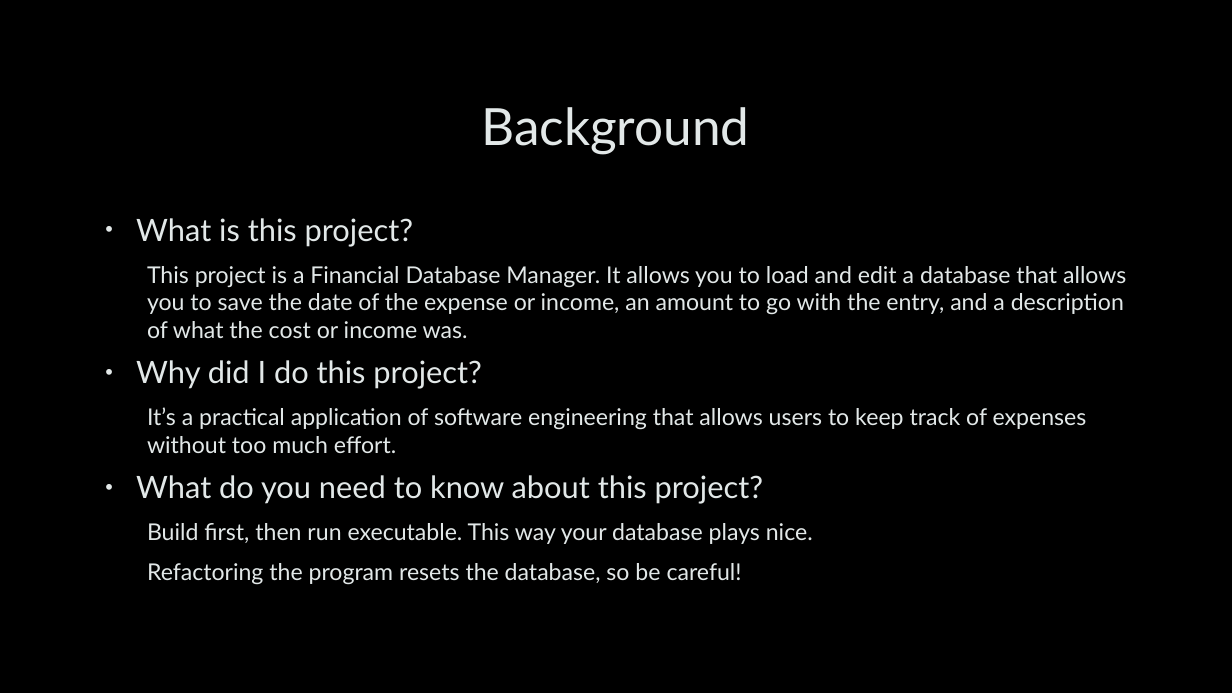
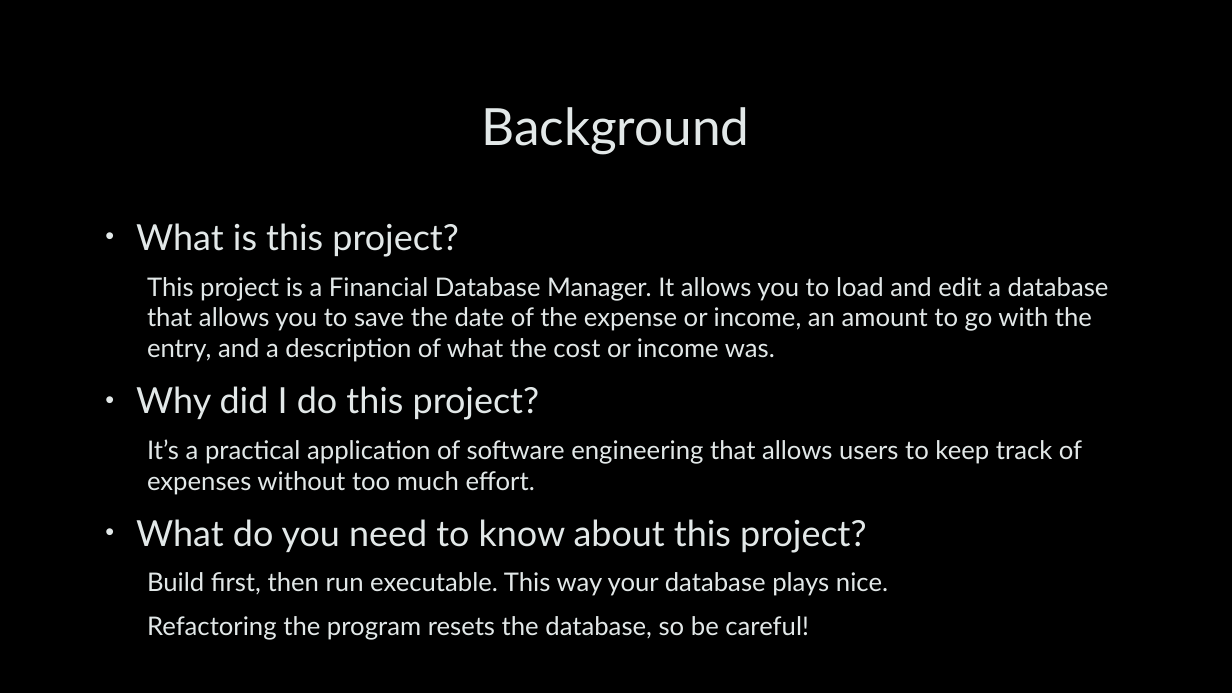
Before and after one commit to jondgons/Financial-Database-Manager, a slide deck: slide 2 of Documentation/Financial Database Manager.pptx. Drawn at 1232x693 pixels with LibreOffice and Linux fonts; fonts in the diff are those of the drawing; background and template pictures are left out. Boxes give left, top, right and bottom in pixels: in the first picture for what was removed or moved away, otherwise in the second. Text is boxed around its words. In the diff, an @@ line names an element or a change of style, - is before the commit and + after.

```diff
--- a/Documentation/Financial Database Manager.pptx
+++ b/Documentation/Financial Database Manager.pptx
@@ text "What is this project?" at <box>136,223,1109,596</box>: size 24 to 28 pt in "What is this project?", "Why did I do this project?", "What do you need to know about ..."; size 18 to 20 pt in "This project is a Financial Database Manager. ...", "It’s a practical application of software engineering ...", "Build first, then run executable. This way ...", "Refactoring the program resets the database, so ..."; line spacing 0.9 to 1 @@
```
Also in this commit, not shown: 4 other slides changed.
